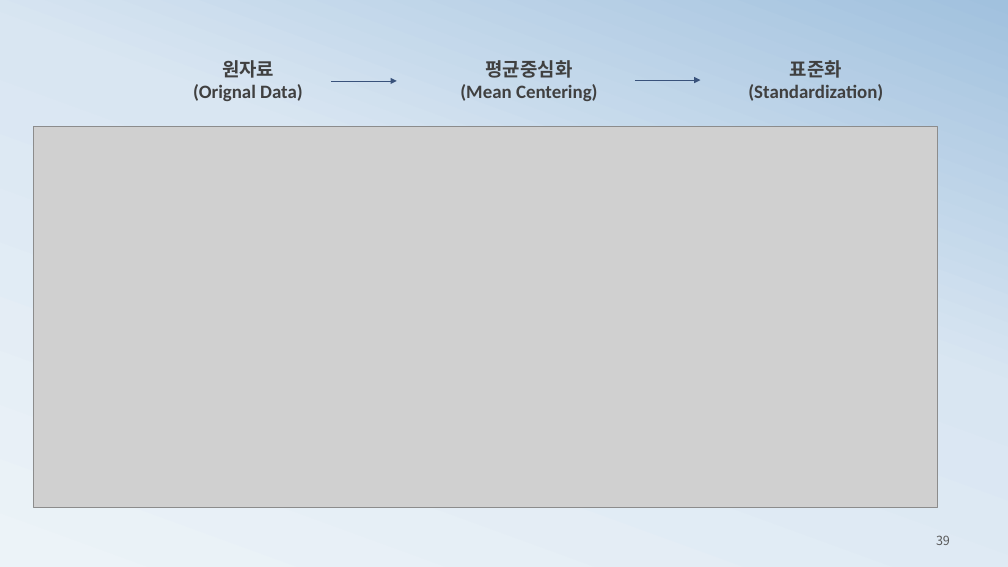
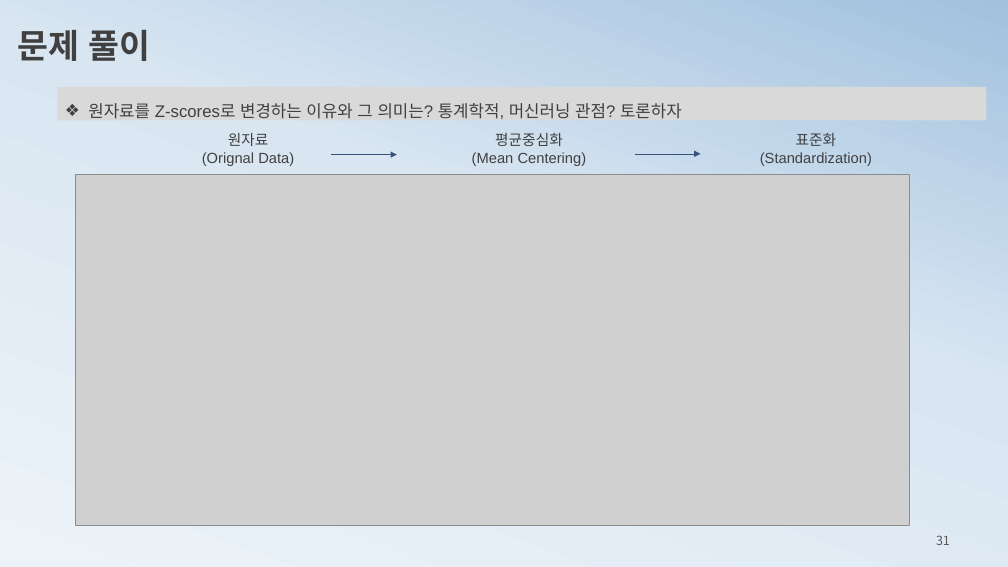
Before and after one commit to ancestor9/mathematics-for-machine-learning, a slide deck: slide 31 of 3_probability theory for machine learning.pptx (slide 39 before the commit). Drawn at 1008x567 pixels with LibreOffice and Linux fonts; fonts in the diff are those of the drawing; grey boxes stand for pictures. Boxes give left, top, right and bottom in pixels: in the first picture for what was removed or moved away, otherwise in the second. Text is boxed around its words. In the diff, an @@ line names an element or a change of style, - is before the commit and + after.

```diff
--- a/3_probability theory for machine learning.pptx
+++ b/3_probability theory for machine learning.pptx
@@ text added at [17, 30, 150, 61], 32 pt, text #404040, bold @@
+문제 풀이
@@ rectangle added at [57, 87, 986, 120], fill #D9D9D9, 16 pt, text #404040 @@
+❖ 원자료를 Z-scores로 변경하는 이유와 그 의미는? 통계학적, 머신러닝 관점? 토론하자
@@ text "원자료": place and size @@
-text "원자료" at [193, 60, 303, 101]
+text "원자료" at [202, 133, 294, 166]
@@ text "평균중심화": place and size @@
-text "평균중심화" at [460, 60, 598, 101]
+text "평균중심화" at [472, 133, 587, 166]
@@ size 18 to 14 pt, font Calibri to Arial, bold off in 3 elements at [472, 133, 587, 166], [202, 133, 294, 166], [760, 133, 872, 166] @@
@@ text "표준화": place and size @@
-text "표준화" at [748, 60, 883, 101]
+text "표준화" at [760, 133, 872, 166]
@@ picture: place and size @@
-picture at [33, 126, 937, 507]
+picture at [76, 174, 909, 526]
@@ arrow moved from (331, 81) - (397, 81) to (331, 155) - (397, 155) @@
@@ arrow moved from (635, 80) - (700, 80) to (635, 154) - (700, 154) @@
@@ picture added at [722, 286, 907, 370] @@
@@ page number at [936, 535, 950, 545]: text changed @@
-39
+31
```
Also in this commit, not shown: 5 other slides changed, 4 slides added, 1 slide removed.
